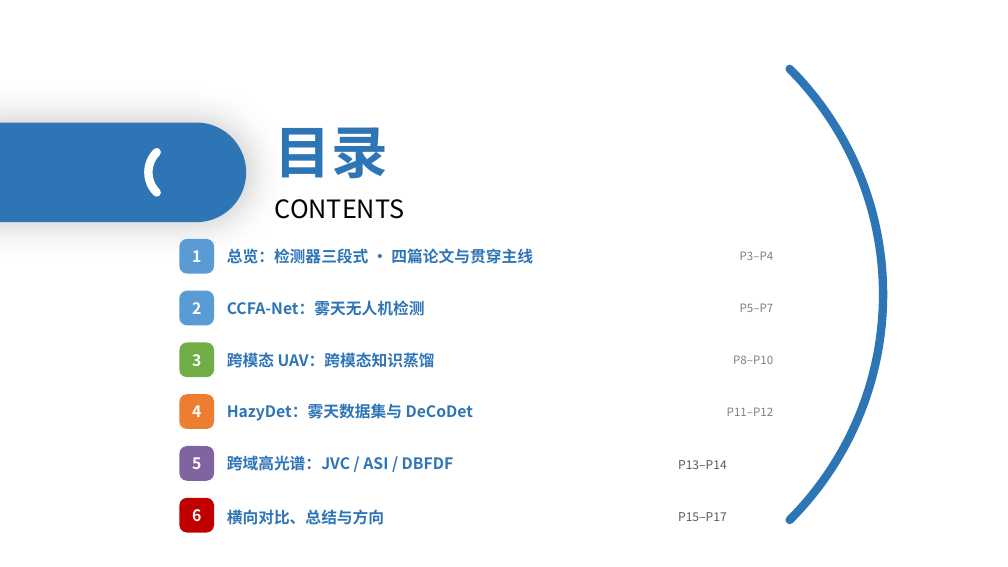
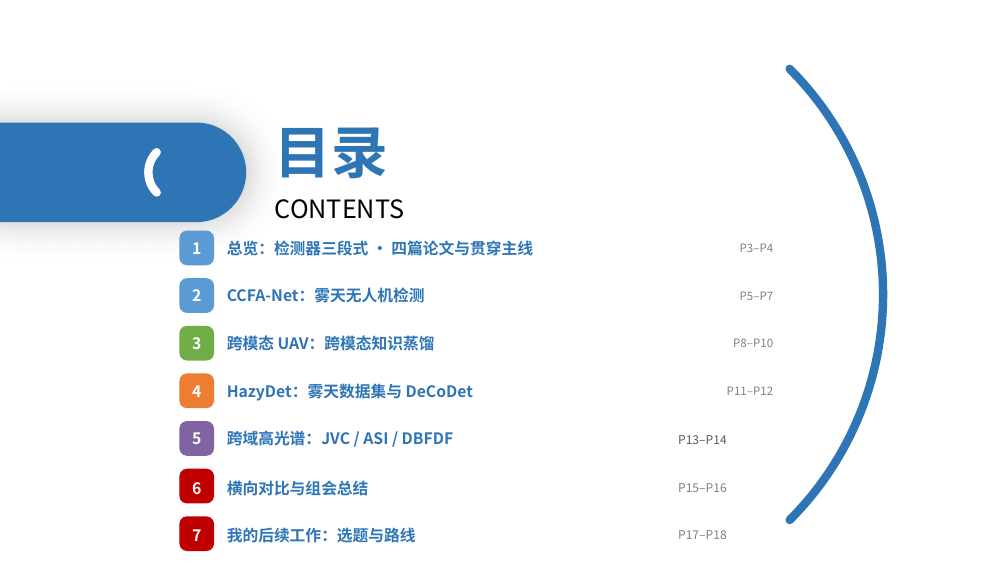
Before and after one commit to 139876/paper-notes, a slide deck: slide 2 of 论文精读/3-HazyDet精读/附件/四篇论文-组会汇报.pptx. Drawn at 1008x567 pixels with LibreOffice and Linux fonts; fonts in the diff are those of the drawing. Boxes give left, top, right and bottom in pixels: in the first picture for what was removed or moved away, otherwise in the second. Text is boxed around its words. In the diff, an @@ line names an element or a change of style, - is before the commit and + after.

```diff
--- a/论文精读/3-HazyDet精读/附件/四篇论文-组会汇报.pptx
+++ b/论文精读/3-HazyDet精读/附件/四篇论文-组会汇报.pptx
@@ 2 texts, 1 rounded rectangle: place and size @@
-2 texts, 1 rounded rectangle at [179,239,774,274]
+2 texts, 1 rounded rectangle at [179,231,774,265]
@@ 4 texts, 2 rounded rectangles: place and size @@
-4 texts, 2 rounded rectangles at [179,291,774,377]
+4 texts, 2 rounded rectangles at [179,278,774,361]
@@ 2 texts, 1 rounded rectangle: place and size @@
-2 texts, 1 rounded rectangle at [179,394,774,429]
+2 texts, 1 rounded rectangle at [179,374,774,408]
@@ 2 texts, 1 rounded rectangle: place and size @@
-2 texts, 1 rounded rectangle at [179,446,727,481]
+2 texts, 1 rounded rectangle at [179,421,727,456]
@@ rounded rectangle "6": place and size @@
-rounded rectangle "6" at [179,498,214,532]
+rounded rectangle "6" at [179,469,214,504]
@@ rounded rectangle "6" at [179,469,214,504]: line spacing 1 to 1.18 @@
@@ text at [227,480,369,496]: text changed @@
-横向对比、总结与方向
+横向对比与组会总结
@@ text at [678,483,727,492]: text changed; text colour #595959 to #7F7F7F @@
-P15–P17
+P15–P16
@@ rounded rectangle added at [179,516,214,551], fill #C00000, 15 pt, text #FFFFFF, bold @@
+7
@@ text added at [227,527,416,543], 15 pt, text #2E75B6, bold @@
+我的后续工作：选题与路线
@@ text added at [678,530,727,539], 11.5 pt, text #7F7F7F @@
+P17–P18
```
Also in this commit, not shown: 2 slides added.
